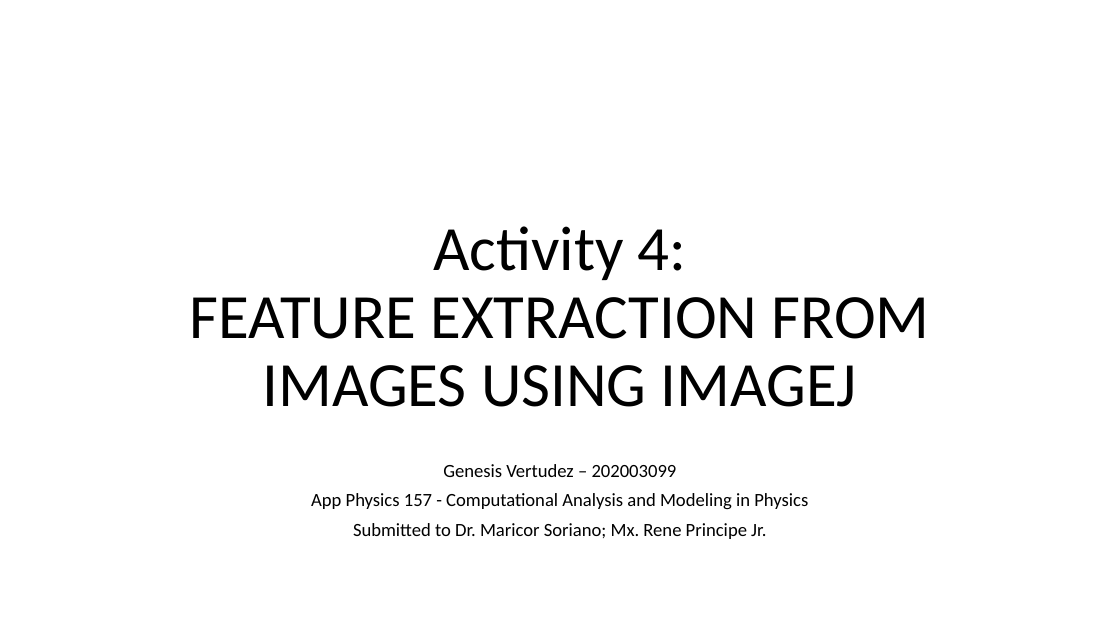
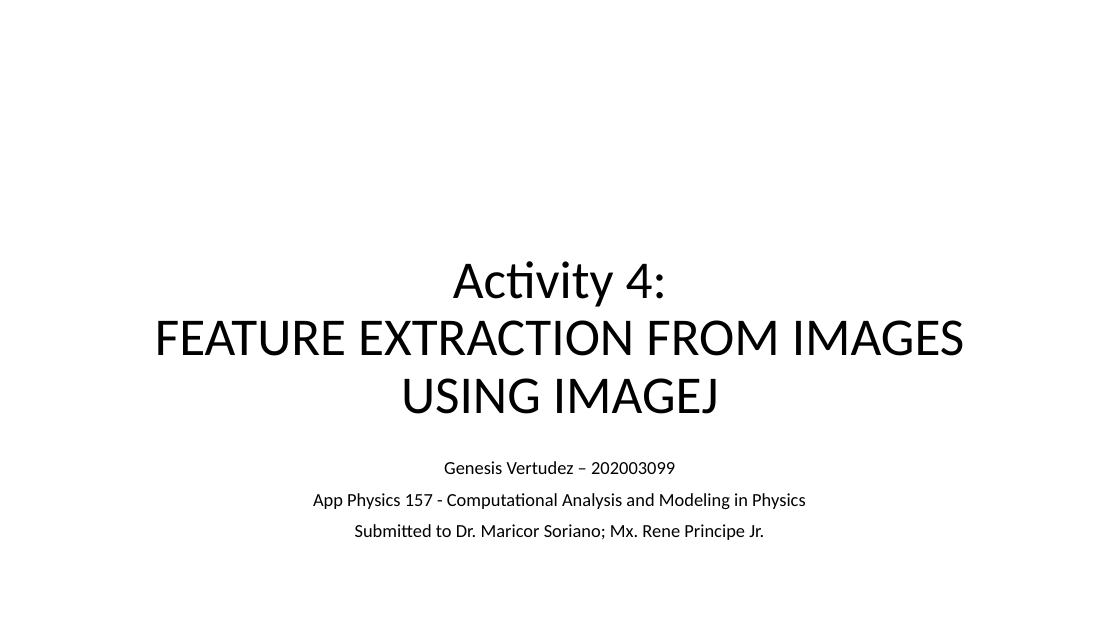
Before and after one commit to genvert/AP_157_FX-2_Vertudez, a slide deck: slide 1 of Activity 4/Vertudez_Activity_4_Report.pptx. Drawn at 1120x630 pixels with LibreOffice and Linux fonts; fonts in the diff are those of the drawing. Boxes give left, top, right and bottom in pixels: in the first picture for what was removed or moved away, otherwise in the second. Text is boxed around its words. In the diff, an @@ line names an element or a change of style, - is before the commit and + after.

```diff
--- a/Activity 4/Vertudez_Activity_4_Report.pptx
+++ b/Activity 4/Vertudez_Activity_4_Report.pptx
@@ title "Activity 4: FEATURE EXTRACTION FROM ..." at (x1=155, y1=261, x2=965, y2=414): size 54 to 45.6 pt @@
@@ subtitle "Genesis Vertudez – 202003099" at (x1=313, y1=461, x2=805, y2=540): size 16 to 15.8 pt; line spacing 0.8 to 0.9 @@
```
Also in this commit, not shown: 5 other slides changed, 3 other files.
